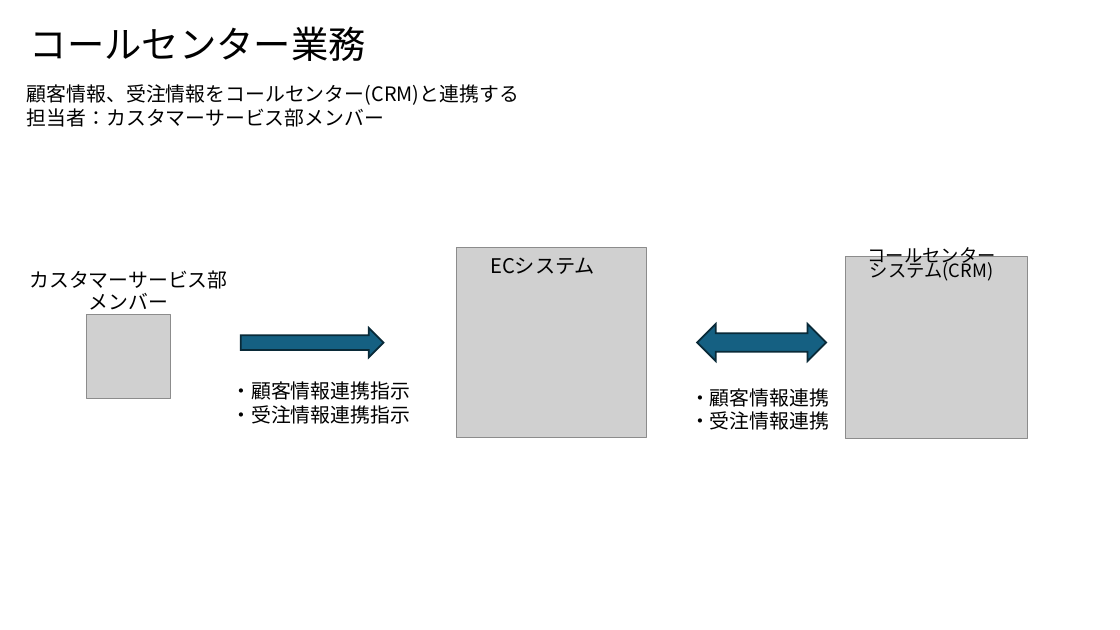
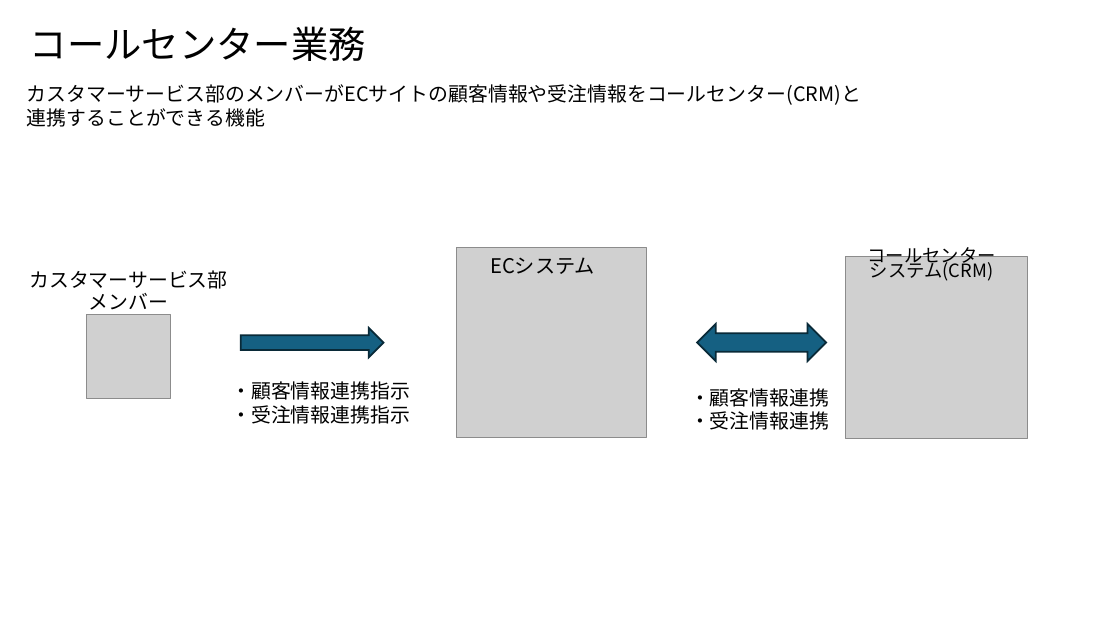
Before and after one commit to NaoyaIshizumi-Pasona/pm-cause-ec, a slide deck: slide 10 of 提案書/別紙1_サイト管理者の業務概要図.pptx (slide 9 before the commit). Drawn at 1120x630 pixels with LibreOffice and Linux fonts; fonts in the diff are those of the drawing; grey boxes stand for pictures. Boxes give left, top, right and bottom in pixels: in the first picture for what was removed or moved away, otherwise in the second. Text is boxed around its words. In the diff, an @@ line names an element or a change of style, - is before the commit and + after.

```diff
--- a/提案書/別紙1_サイト管理者の業務概要図.pptx
+++ b/提案書/別紙1_サイト管理者の業務概要図.pptx
@@ text at [27, 84, 861, 127]: text changed @@
-顧客情報、受注情報をコールセンター(CRM)と連携する
-担当者：カスタマーサービス部メンバー
+カスタマーサービス部のメンバーがECサイトの顧客情報や受注情報をコールセンター(CRM)と
+連携することができる機能
```
Also in this commit, not shown: 7 other slides changed, 1 slide added.
